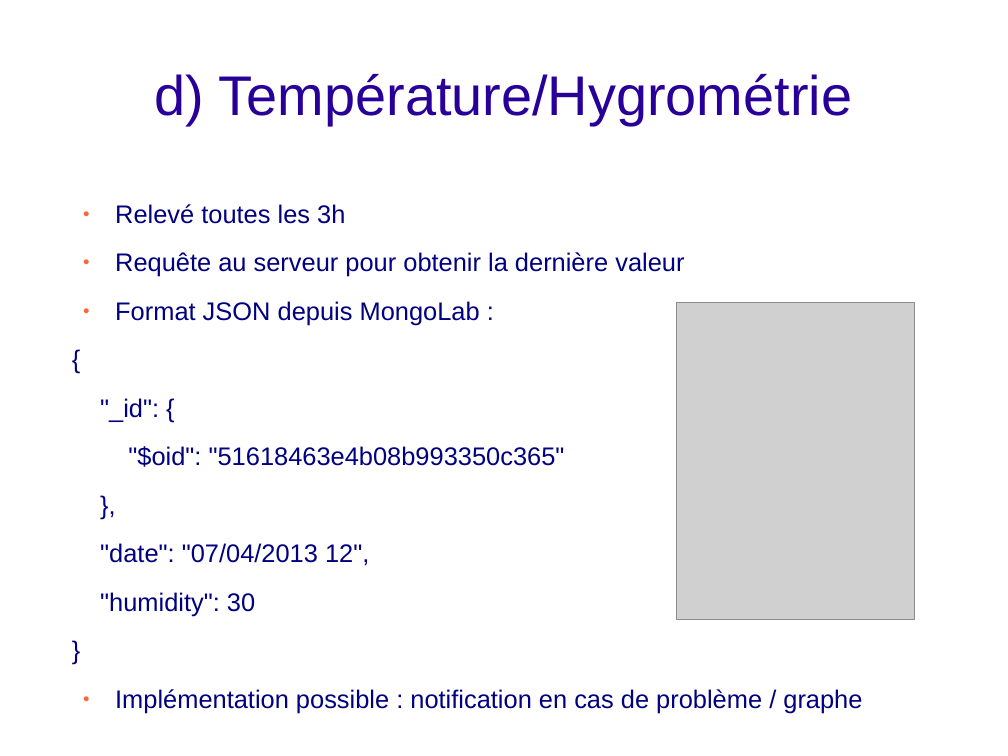
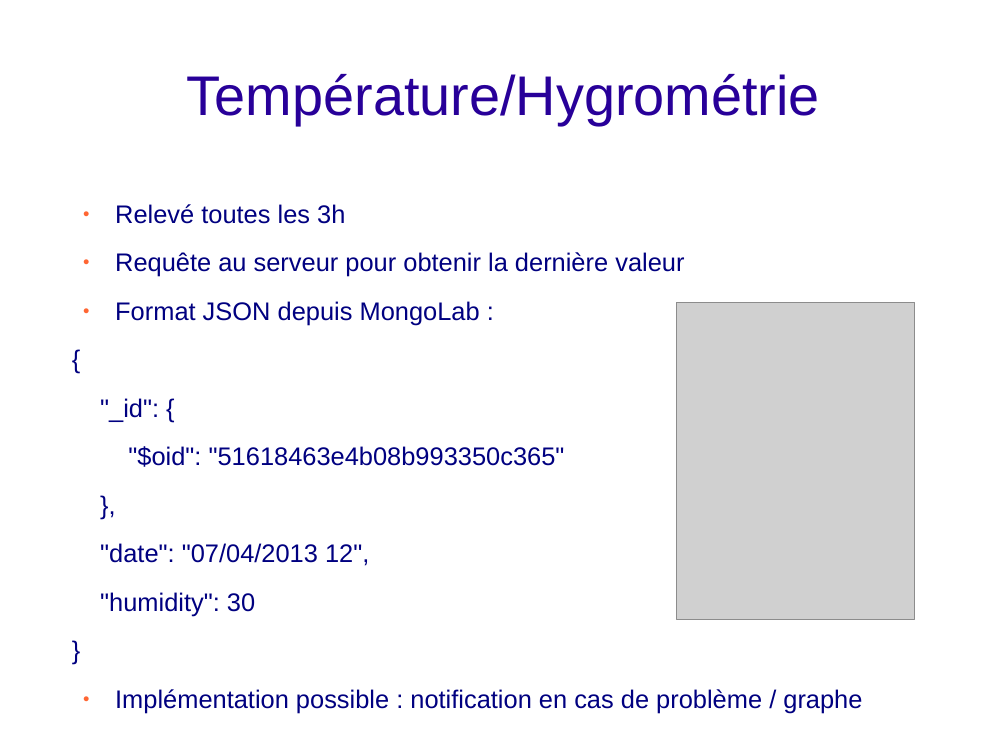
Before and after one commit to bigoud/e-cave, a slide deck: slide 17 of Presentation.odp (slide 16 before the commit). Drawn at 1008x756 pixels with LibreOffice and Linux fonts; fonts in the diff are those of the drawing; grey boxes stand for pictures; background and template pictures are left out. Boxes give left, top, right and bottom in pixels: in the first picture for what was removed or moved away, otherwise in the second. Text is boxed around its words. In the diff, an @@ line names an element or a change of style, - is before the commit and + after.

```diff
--- a/Presentation.odp
+++ b/Presentation.odp
@@ title at (187,74,820,125): text changed @@
-d) Température/Hygrométrie
+Température/Hygrométrie
```
Also in this commit, not shown: 11 other slides changed, 1 slide added, 1 other file.
